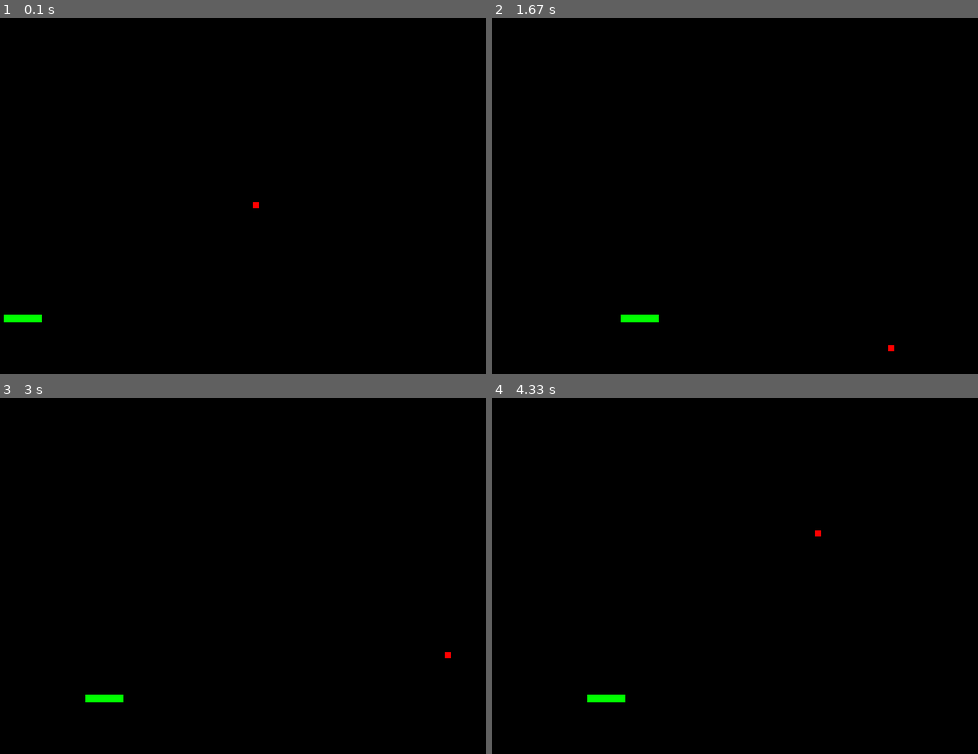
Above: before the commit, frames 1-4 (two rows, left to right).
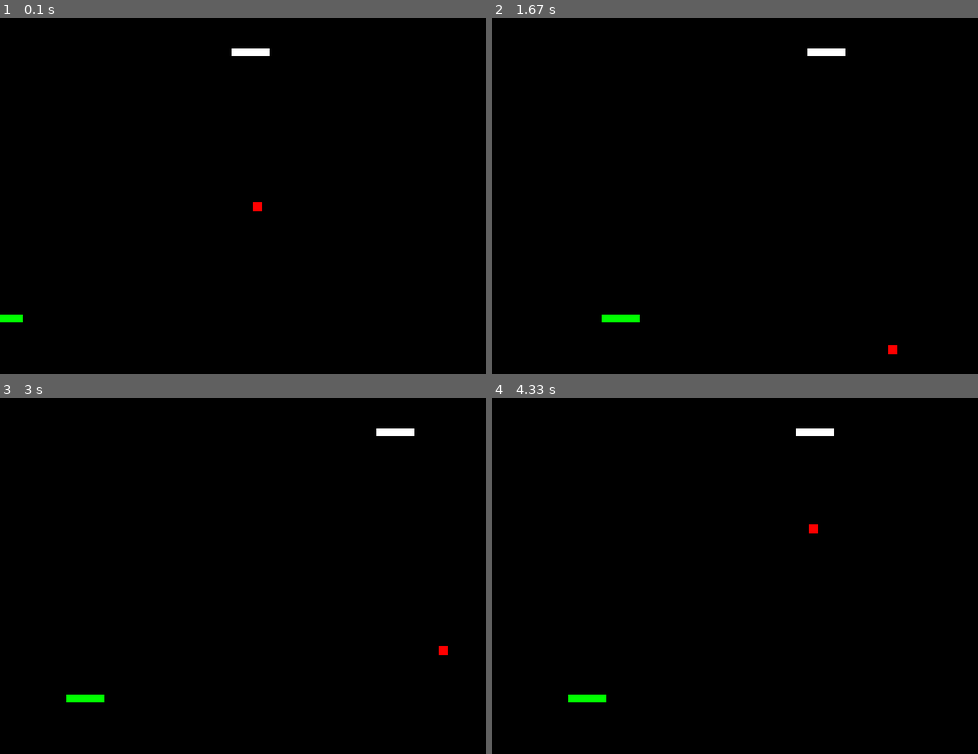
Above: after the commit, the same moments.

Repository: diegoosle2305-gif/ping-pong-pygame
Game: pygame game, started from main.py
The game is run twice, just before and just after one commit, with the same random seed, the same clock (stepped at 60 frames per second) and the same inputs.
Inputs (mouse positions are in pixels of both pictures, inside the frame that each line leads up to):
- Up to frame 1 (0.1 s): no input
- Up to frame 2 (1.67 s): click (735, 192) at 0.38 s; click (783, 274) at 0.72 s; click (914, 320) at 1.05 s; click (618, 121) at 1.38 s
- Up to frame 3 (3 s): click (243, 618) at 1.72 s; click (174, 497) at 2.05 s; click (413, 668) at 2.38 s; click (87, 608) at 2.72 s
- Up to frame 4 (4.33 s): click (594, 501) at 3.05 s; click (618, 636) at 3.38 s; click (909, 657) at 3.72 s; click (589, 707) at 4.05 s

The runs differ from the first frame. In frame 1, 0.3% of the frame differs, in the area x 0-56%, y 8-86%; in frame 2, 0.4%; in frame 3, 0.4%, in the area x 13-93%, y 8-86%; in frame 4, 0.4%.

Commit message:
Basic Ping Pong created

Diff:
--- a/main.py
+++ b/main.py
@@ -5,24 +5,25 @@
 pygame.init()
 
 # Set up the display
-screen_width, screen_height = 640, 480
-screen = pygame.display.set_mode((screen_width, screen_height))
+SCREEN_WIDTH, SCREEN_HEIGHT = 640, 480
+SCREEN = pygame.display.set_mode((SCREEN_WIDTH, SCREEN_HEIGHT))
 
 # Define colors
-white = (255, 255, 255)
-green = (0, 255, 0)
-red = (255, 0, 0)
-background_color = (0, 0, 0)
+WHITE = (255, 255, 255)
+GREEN = (0, 255, 0)
+RED = (255, 0, 0)
+BACKGROUND_COLOR = (0, 0, 0)
 
-# Set initial position and velocity of the pixel
-x, y = screen_width // 2, screen_height // 2
-speed_x, speed_y = 2, 2
+# Set initial position and velocity of the ball
+STARTING_X, STARTING_Y = SCREEN_WIDTH // 2, SCREEN_HEIGHT // 2
+STARTING_SPEED_X, STARTING_SPEED_Y = 2, 2
 
-# Define the size of the pixel
-pixel_size = 8
+# Define the size of the ball
+pixel_ball_size = 12
 
 # Set up the clock for frame rate control
 clock = pygame.time.Clock()
+
 class Object:
 
     def __init__(self, x, y, width, height, color):
@@ -54,32 +55,49 @@
         self.rect.x = x
         self.rect.y = y
 
-player = Player(300, 400, 50, 10, green)  # Create a player instance
-
 class Ball(Object):
     def __init__(self, x, y, speed_x, speed_y, width, height, color):
         super().__init__(x, y, width, height, color)
         self.speed_x = speed_x
         self.speed_y = speed_y
 
-    def move(self,player):
+    def move(self,player,enemie):
         if self.is_colliding_with(player):
             if self.speed_y > 0:
                 self.speed_y *= -1
-        if self.is_touching_horizontal_walls(screen_width, screen_height):
+                self.speed_y *= 1.05
+                self.speed_x *= 1.05
+        if self.is_colliding_with(enemie):
+            if self.speed_y < 0:
+                self.speed_y *= -1
+                self.speed_y *= 1.05
+                self.speed_x *= 1.05
+        if self.is_touching_horizontal_walls(SCREEN_WIDTH, SCREEN_HEIGHT):
             self.speed_x *= -1
-        if self.is_touching_vertical_walls(screen_width, screen_height):
+        if self.is_touching_vertical_walls(SCREEN_WIDTH, SCREEN_HEIGHT):
             self.speed_y *= -1
         super().move(self.speed_x, self.speed_y)
 
-ball = Ball(x, y,speed_x, speed_y, pixel_size, pixel_size, red)  # Create a ball instance
+class Enemie(Object):
 
-def check_collision_with_cursor(x, y, cursor_pos):
-    """Check if the pixel is within the cursor's area."""
-    cursor_x, cursor_y = cursor_pos
-    if cursor_x - pixel_size <= x <= cursor_x and cursor_y - pixel_size <= y <= cursor_y:
-        return True
-    return False
+    def __init__(self, x, y, width, height, color,speed_x,ball):
+        super().__init__(x, y, width, height, color)
+        self.speed_x = speed_x
+        self.ball = ball
+
+    def move(self):
+        velocity_enemie = self.speed_x / ((self.ball.rect.y + 50) / self.rect.y)
+        if self.rect.x + self.rect.width / 2 < self.ball.rect.x:
+            super().move(velocity_enemie, 0)
+        else:
+            super().move(-velocity_enemie, 0)
+
+player = Player(300, SCREEN_HEIGHT - 50, 50, 10, GREEN)  # Create a player instanceç
+
+ball = Ball(STARTING_X, STARTING_Y,STARTING_SPEED_X, STARTING_SPEED_Y, pixel_ball_size, pixel_ball_size, RED)  # Create a ball instance
+
+enemie = Enemie(300, 50, 50, 10, WHITE, 10, ball)  # Create an enemy instance
+
 
 def main_game_loop():
     cursor_pos = pygame.mouse.get_pos()
@@ -90,23 +108,24 @@
             pygame.quit()
             sys.exit()
 
-    if check_collision_with_cursor(ball.rect.x, ball.rect.y, cursor_pos):
-        ball.speed_x *= -1
-        ball.speed_y *= -1
-        player.teleport(cursor_pos[0], cursor_pos[1])  # Teleport the player to the cursor position
 
-    # Update pixel position
-    ball.move(player)  # Move the ball and check for collisions with the player and walls
-    player.teleport(cursor_pos[0], 400)  # Player doesn't move on its own, but we can keep this for future movement logic
+    if ball.is_touching_vertical_walls(SCREEN_WIDTH, SCREEN_HEIGHT):
+        print("Game Over")
+
+
+    player.teleport(cursor_pos[0] - player.rect.width / 2, 400)  # Player movement
+    enemie.move()  # Move the enemy based on the ball's position
+    ball.move(player, enemie)  # Move the ball and check for collisions with the player and enemy
 
     #Draw everything
 
     # Fill the background
-    screen.fill(background_color)
+    SCREEN.fill(BACKGROUND_COLOR)
 
 
-    ball.draw(screen)  # Draw the ball on the screen
-    player.draw(screen)  # Draw the player on the screen
+    ball.draw(SCREEN)  # Draw the ball on the screen
+    player.draw(SCREEN)  # Draw the player on the screen
+    enemie.draw(SCREEN)  # Draw the enemy on the screen
 
     # Update the display
     pygame.display.flip()
